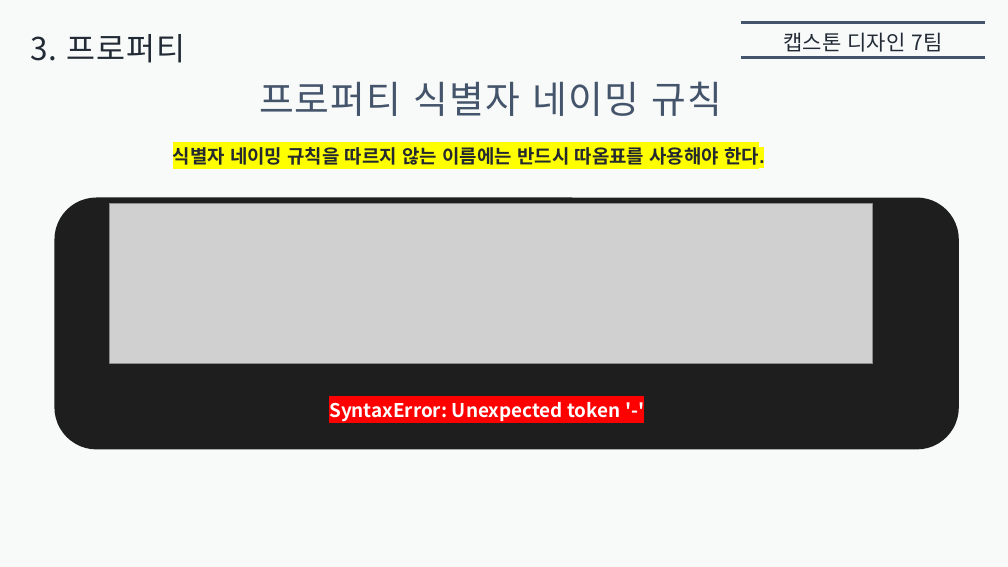
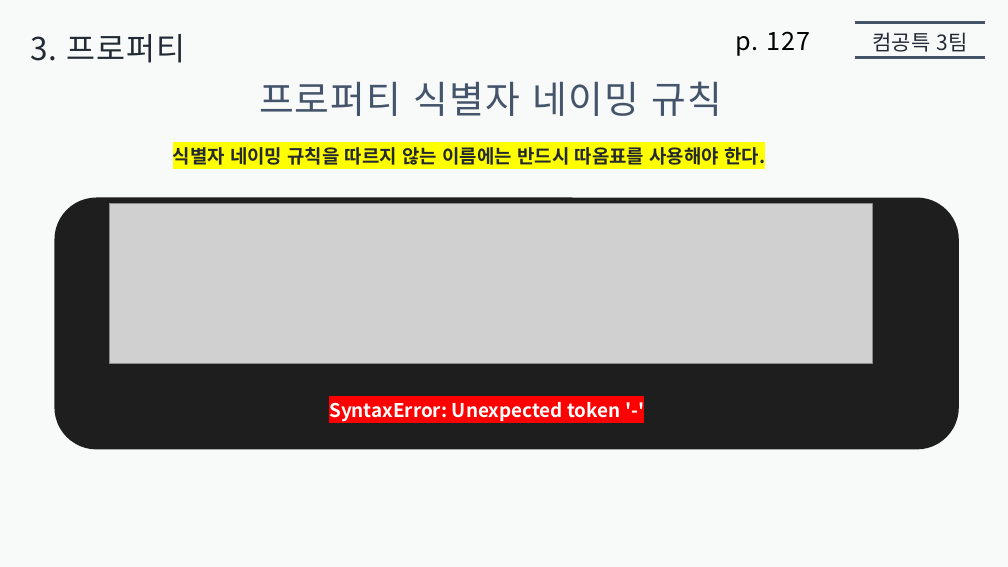
Before and after one commit to jaehoo1/Modern-JavaScript-Deep-Dive, a slide deck: slide 10 of 05. 객체 리터럴/presentation5/Alisherka7/알레셰르.pptx. Drawn at 1008x567 pixels with LibreOffice and Linux fonts; fonts in the diff are those of the drawing; grey boxes stand for pictures. Boxes give left, top, right and bottom in pixels: in the first picture for what was removed or moved away, otherwise in the second. Text is boxed around its words. In the diff, an @@ line names an element or a change of style, - is before the commit and + after.

```diff
--- a/05. 객체 리터럴/presentation5/Alisherka7/알레셰르.pptx
+++ b/05. 객체 리터럴/presentation5/Alisherka7/알레셰르.pptx
@@ line moved from (741, 22) - (985, 22) to (855, 22) - (985, 22) @@
@@ text added at [735,31,810,56], 24 pt, text #000000 @@
+p. 127
@@ text removed at [784,32,942,52] @@
-캡스톤 디자인 7팀
@@ line moved from (741, 57) - (985, 57) to (855, 57) - (985, 57) @@
@@ text added at [872,32,967,52], 20 pt, text #222A35 @@
+컴공특 3팀
@@ text "식별자 네이밍 규칙을 따르지 않는 ..." at [173,147,765,165]: font Arial to Noto Sans CJK KR @@
```
Also in this commit, not shown: 11 other slides changed.
